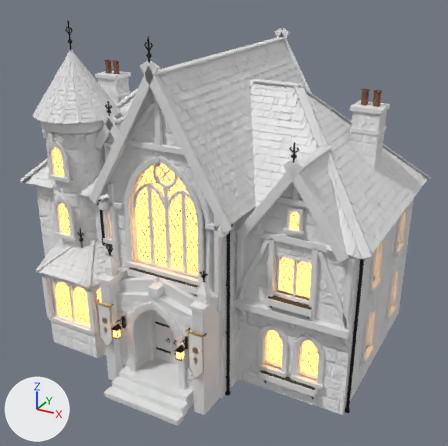
The FBX model GameClient/ArtSource/Silverbrook/NorthridgeHouse3/SilverbrookNorthridgeHouse3.fbx as it was, and as the next commit left it.
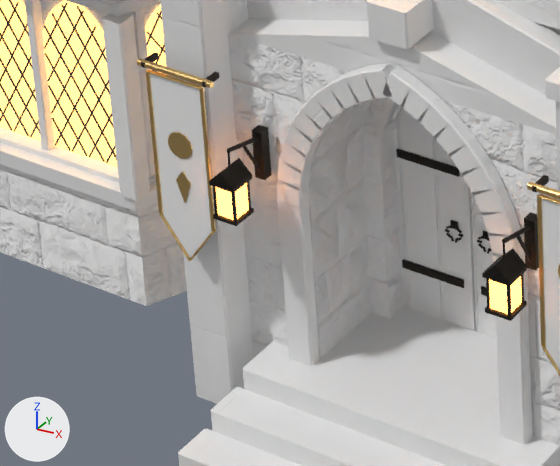
The first picture shows the older version from a 50 mm camera at (8.98, -15.4, 11.73) aimed at (0.57, -0.12, 4.09). The close-ups show the older and then the newer version on the part from 14% to 43% of the width and 64% to 89% of the height of that picture. Only the edits that show in the close-ups are written down. The axes (+X, +Y, +Z) are drawn at lower left. The lights are the same throughout. Vertices at exactly the same position are counted once.

Objects in the first close-up: 'SM_SBNorthridgeHouse3_Details', 'SM_SBNorthridgeHouse3_Dressed', 'SM_SBNorthridgeHouse3_Masonry', 'SM_SBNorthridgeHouse3_Timber' and 1 more.
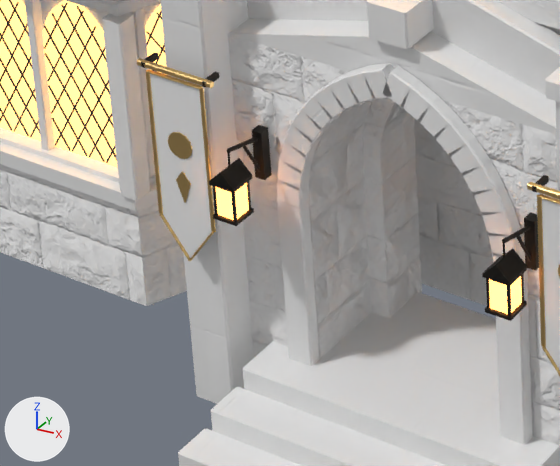
The change, as a diff of the scene's bpy script:
```diff
--- a/GameClient/ArtSource/Silverbrook/NorthridgeHouse3/SilverbrookNorthridgeHouse3.fbx.py
+++ b/GameClient/ArtSource/Silverbrook/NorthridgeHouse3/SilverbrookNorthridgeHouse3.fbx.py
@@ me_sm_sbnorthridgehouse3_details @@
 # used by ob_sm_sbnorthridgehouse3_details; location = (0.0, 0.0, 0.0)
-me_sm_sbnorthridgehouse3_details.from_pydata(...)  # 11404 vertices, 7187 faces; spans x -5.44..5.44, y -4.04..4.13, z 0.0..9.92
+me_sm_sbnorthridgehouse3_details.from_pydata(...)  # 11104 vertices, 6981 faces; spans x -5.44..5.44, y -4.04..4.13, z 0.0..9.92
+# me_sm_sbnorthridgehouse3_details part 1: 28 loose pieces with 300 vertices, spanning x -0.31..0.91, y -2.78..-2.69, z 0.48..2.63, are deleted
 me_sm_sbnorthridgehouse3_details.materials.append(mat_sb_forgediron)
@@ me_sm_sbnorthridgehouse3_details @@
 me_sm_sbnorthridgehouse3_details.materials.append(mat_sb_lanternglow)
-me_sm_sbnorthridgehouse3_details.materials.append(mat_sb_doorboards)
 me_sm_sbnorthridgehouse3_details.materials.append(mat_sb_chimneypot)
```

Location of each change, (x1, y1, x2, y2) in pixels of the close-ups (560 x 466 px):
part 1 of me_sm_sbnorthridgehouse3_details, deleted
    before: (395, 107, 497, 338)
